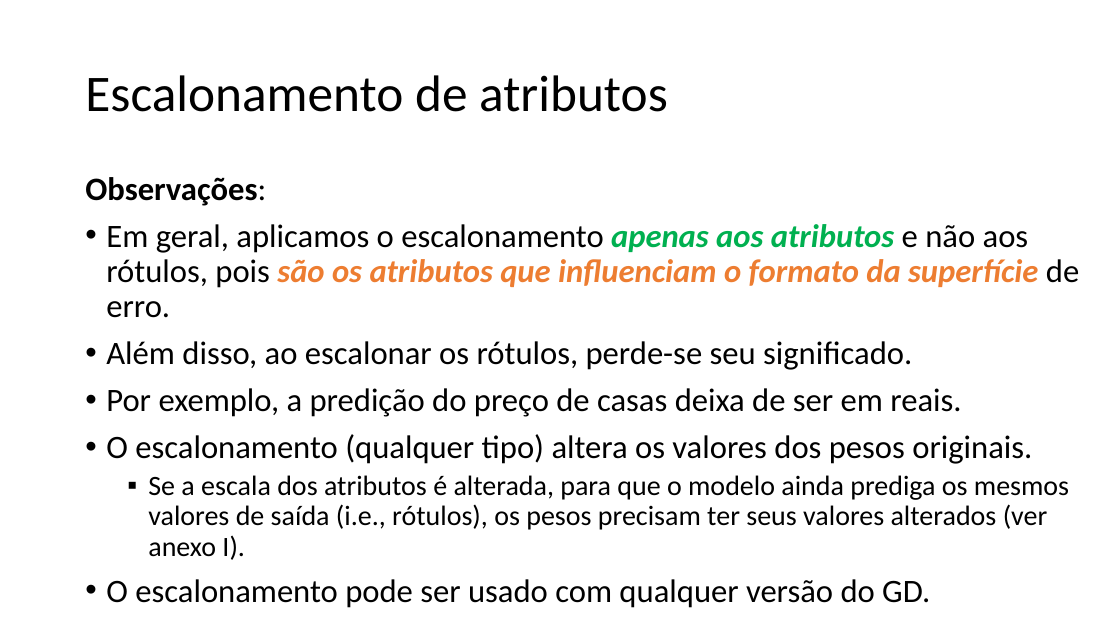
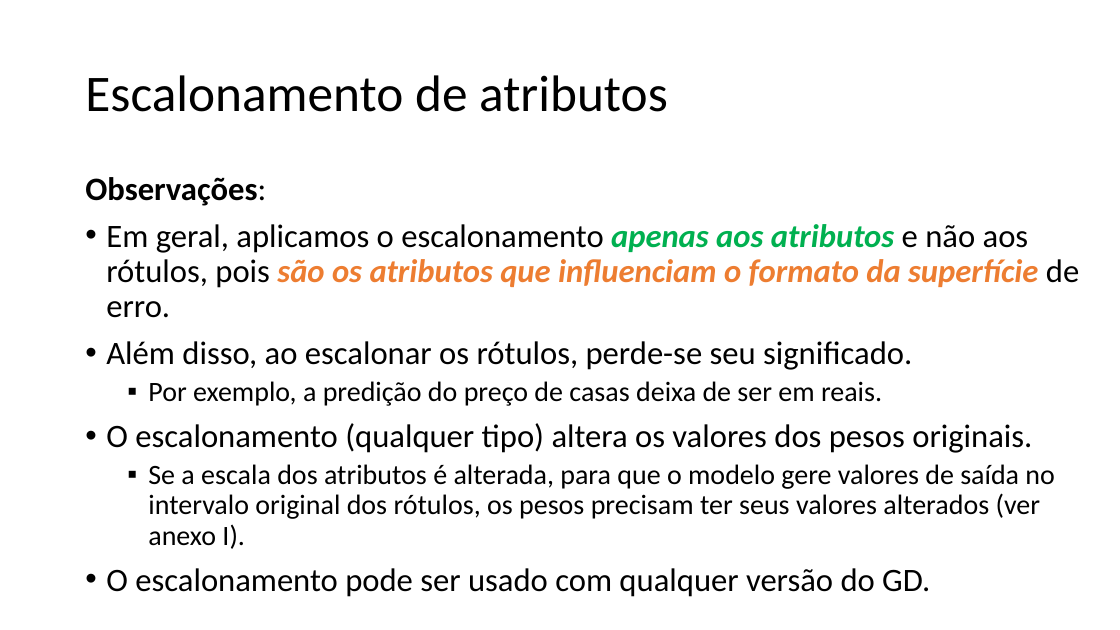
Before and after one commit to zz4fap/t319_aprendizado_de_maquina, a slide deck: slide 8 of slides/T319_Regressão_Linear (Parte IV).pptx. Drawn at 1120x630 pixels with LibreOffice and Linux fonts; fonts in the diff are those of the drawing. Boxes give left, top, right and bottom in pixels: in the first picture for what was removed or moved away, otherwise in the second. Text is boxed around its words. In the diff, an @@ line names an element or a change of style, - is before the commit and + after.

```diff
--- a/slides/T319_Regressão_Linear (Parte IV).pptx
+++ b/slides/T319_Regressão_Linear (Parte IV).pptx
@@ text at (148,381,882,406): size 28 to 24 pt in "Por exemplo, a predição do preço de ..."; bullet • to ▪; list level 1 to 2 in "Por exemplo, a predição do ..." @@
@@ text at (148,464,1054,549): text changed @@
-  ▪ Se a escala dos atributos é alterada, para que o modelo ainda prediga os mesmos valores de saída (i.e., rótulos), os pesos precisam ter seus valores alterados (ver anexo I).
+  ▪ Se a escala dos atributos é alterada, para que o modelo gere valores de saída no intervalo original dos rótulos, os pesos precisam ter seus valores alterados (ver anexo I).
```
Also in this commit, not shown: 1 other slide changed, 1 other file.
